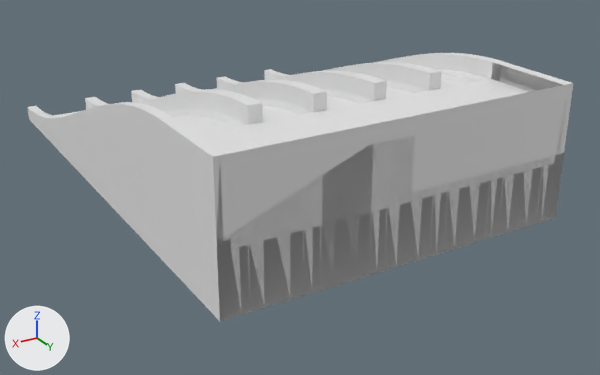
The OBJ model public/sled_slope_structure.obj, before and after one commit.
Both versions are drawn from a 50 mm lens placed at (34.2, 35.1, 20.5), pointed at (8.4, -7.9, -1.0). The lights are fixed; the arrows at lower left show +X, +Y and +Z. The first picture is the older version. Where no turn or scale is listed for an object, it has been applied to the vertices. Vertices at exactly the same position are counted once.

In view in the first picture: 'SledSlope_Structure'.
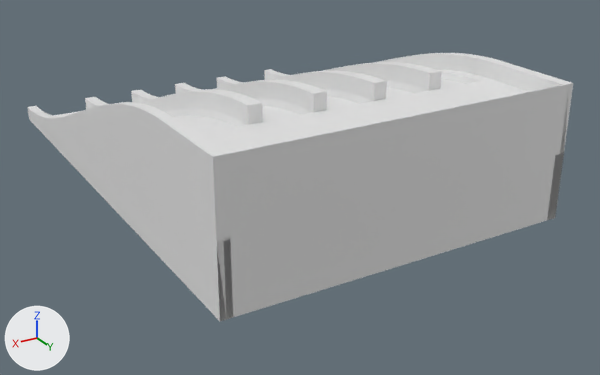
Location of each change, [x1, y1, x2, y2] in pixels of the pictures (600 x 375 px):
```json
{"part": 1, "of": "me_sledslope_structure", "change": "deleted", "before": [228, 106, 551, 317]}
```

Edits to the scene script, one JSON object a line:
```json
{"block": "me_sledslope_structure", "where": "# used by ob_sledslope_structure; location = (0.0, 0.0, 0.0)"}
{"op": "remove", "block": "me_sledslope_structure", "code": "me_sledslope_structure.from_pydata(...)  # 2577 vertices, 5450 faces; spans x -0.7..20.7, y -28.0..5.5, z -0.4..8.0"}
{"op": "add", "block": "me_sledslope_structure", "code": "me_sledslope_structure.from_pydata(...)  # 2668 vertices, 5632 faces; spans x -0.7..20.7, y -28.0..5.5, z -0.4..8.0"}
{"block": "me_sledslope_structure", "change": "me_sledslope_structure part 1: 25 vertices removed from x 0.8..19.2, y 5.5, z 0.0"}
{"block": "me_sledslope_structure", "change": "other edits to the shape of me_sledslope_structure do not show in these pictures"}
```
